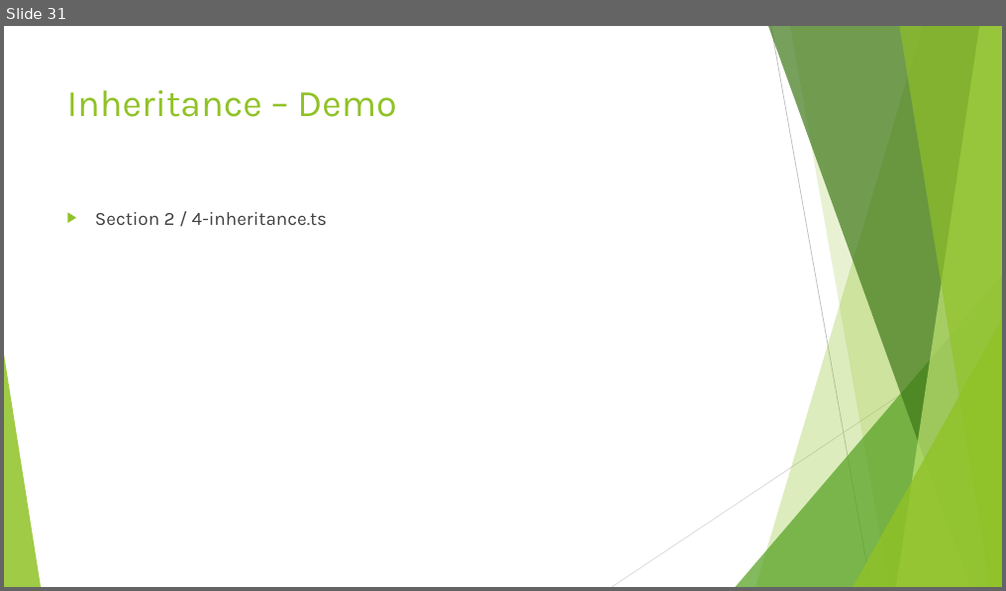
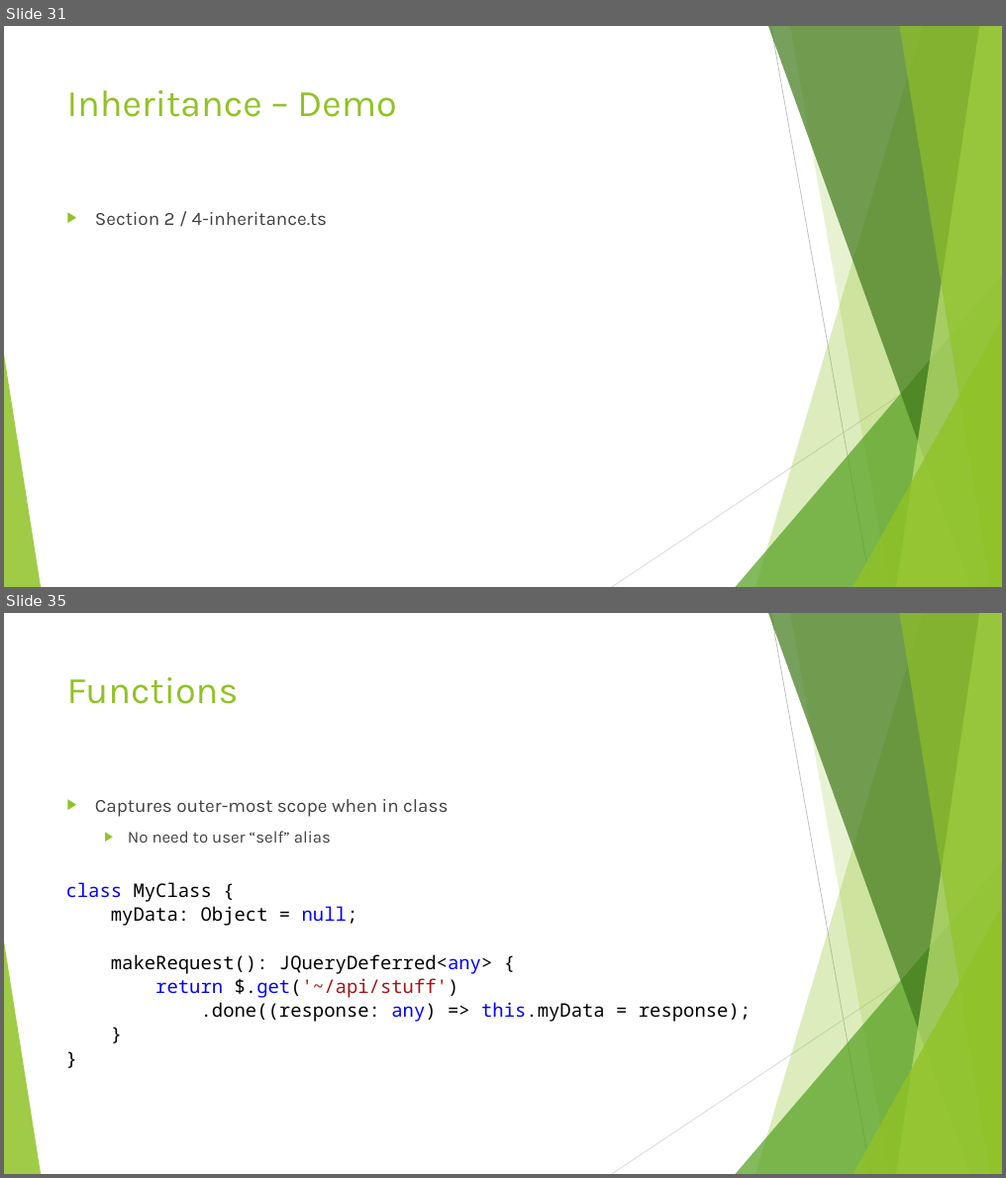
Before and after one commit to dflor003/typescript-fundamentals, a slide deck: Presentation/TypeScriptFundamentals.pptx. Shown one above the other, each under a label of ours: slide 31 before the commit, slides 31 and 35 after it; the slides between them are not shown. The pictures are 1006x591 and 1006x1178 pixels, drawn with LibreOffice and Linux fonts; fonts in the diff are those of the drawing. Boxes give left, top, right and bottom in pixels: in the first picture for what was removed or moved away, otherwise in the second. Text is boxed around its words. In the diff, an @@ line names an element or a change of style, - is before the commit and + after.

```diff
--- a/Presentation/TypeScriptFundamentals.pptx
+++ b/Presentation/TypeScriptFundamentals.pptx
@@ slide 35 added at <box>4,613,1002,1174</box>, background #FFFFFF; not listed: 10 template elements that a slide beside it also shows @@
@@ title added at <box>67,677,239,704</box>, 36 pt, text #90C226 @@
+Functions
@@ text added at <box>95,799,448,843</box>, 18 pt, text #404040 @@
+▶ Captures outer-most scope when in class
+  ▶ No need to user “self” alias
@@ text added at <box>66,882,750,1022</box>, 18 pt, text #000000 @@
+class MyClass {
+myData: Object = null;
+makeRequest(): JQueryDeferred<any> {
+return $.get('~/api/stuff')
+.done((response: any) => this.myData = response);
+}
+}
```
Also in this commit, not shown: 13 other slides added, 16 other files.
